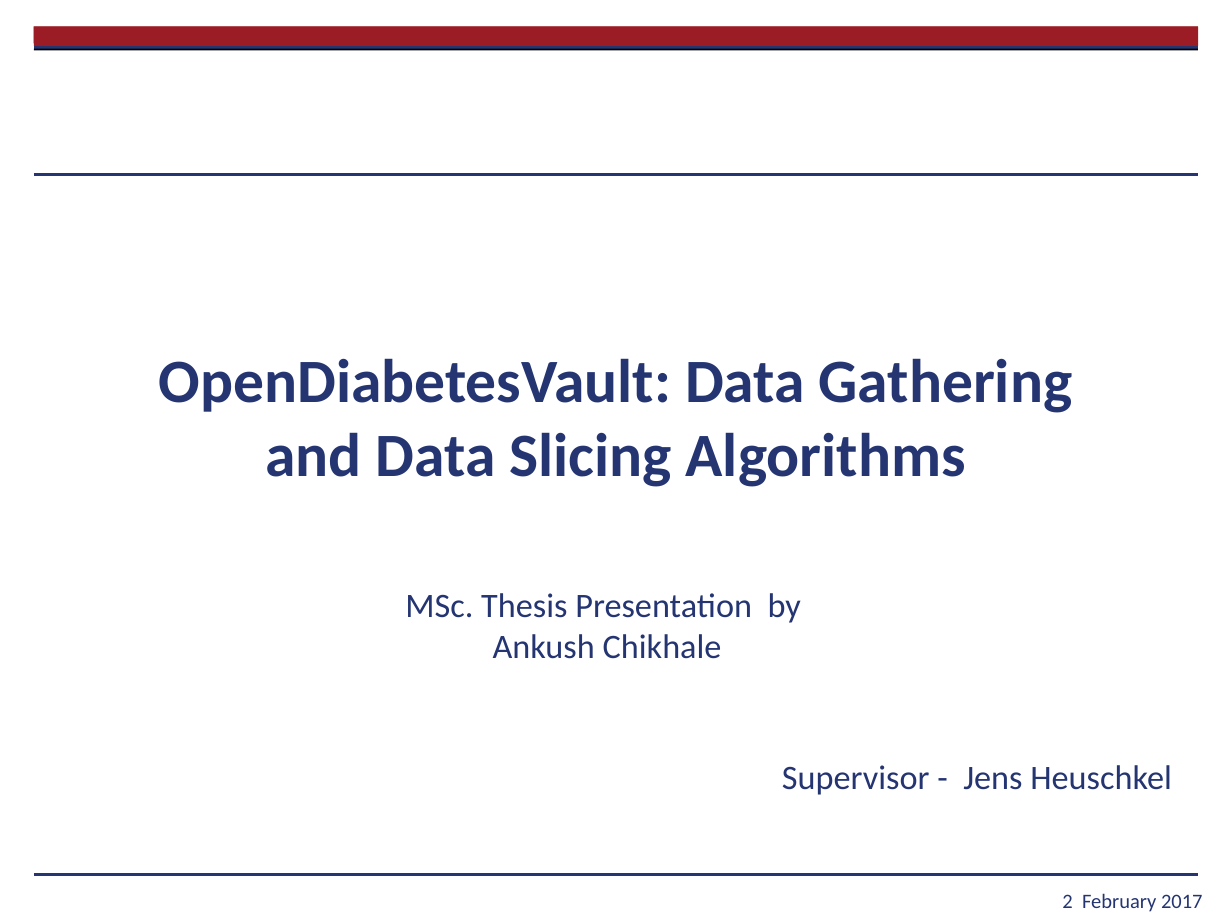
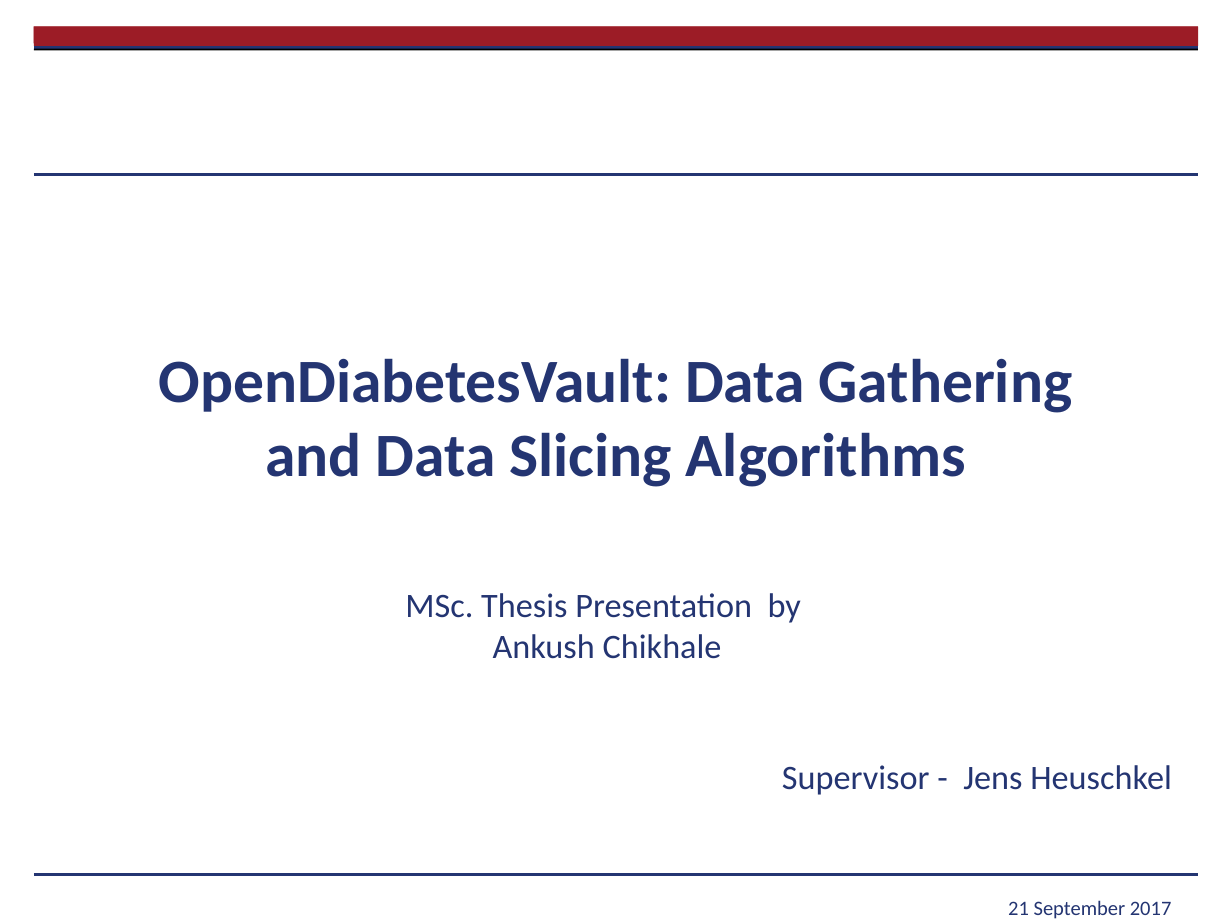
Before and after one commit to chikhalenakush/Report, a slide deck: slide 1 of Thesis presentation.pptx. Drawn at 1232x924 pixels with LibreOffice and Linux fonts; fonts in the diff are those of the drawing; background and template pictures are left out. Boxes give left, top, right and bottom in pixels: in the first picture for what was removed or moved away, otherwise in the second. Text is boxed around its words. In the diff, an @@ line names an element or a change of style, - is before the commit and + after.

```diff
--- a/Thesis presentation.pptx
+++ b/Thesis presentation.pptx
@@ text at box(1008, 900, 1172, 919): text changed @@
-2 February 2017
+21 September 2017
```
Also in this commit, not shown: 12 other slides changed, 2 slides added, 1 other file.
